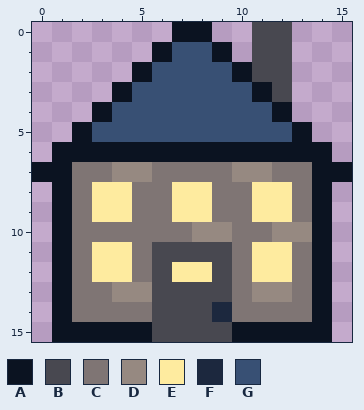
Pixel-art sprite: resources/sprites/ui/house_add.png. The picture above was drawn from the file before the commit.
The file is 16x16 pixels.
Palette (. is transparent): A #0b1321  B #484850  C #7f7574  D #968981  E #feeb9f  F #1c283e  G #385074
Pixels before, first column x 0:
 0 .......AA..BB...
 1 ......AGGA.BB...
 2 .....AGGGGABB...
 3 ....AGGGGGGAB...
 4 ...AGGGGGGGGA...
 5 ..AGGGGGGGGGGA..
 6 .AAAAAAAAAAAAAA.
 7 AACCDDCCCCDDCCAA
 8 .ACEECCEECCEECA.
 9 .ACEECCEECCEECA.
10 .ACCCCCCDDCCDDA.
11 .ACEECBBBBCEECA.
12 .ACEECBEEBCEECA.
13 .ACCDDBBBBCDDCA.
14 .ACCCCBBBFCCCCA.
15 .AAAAABBBBAAAAA.
Once edited:
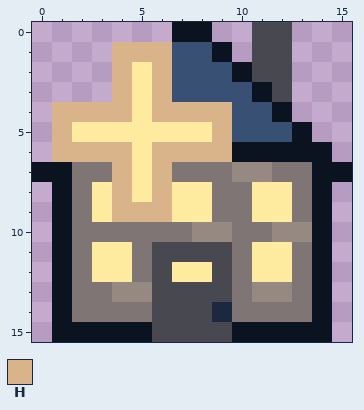
Colours new in this view: H #d9b48a
Changes in this commit:
y 1: x 4..6 ..A -> HHH
y 2: x 4..6 .AG -> HEH
y 3: x 4..6 AGG -> HEH
y 4: x 1..9 ..AGGGGGG -> HHHHEHHHH
y 5: x 1..9 .AGGGGGGG -> HEEEEEEEH
y 6: x 1..9 AAAAAAAAA -> HHHHEHHHH
y 7: x 4..6 DDC -> HEH
y 8: x 4..6 ECC -> HEH
y 9: x 4..6 ECC -> HHH
Boxes around the changes in both pictures, in picture pixels (x1, y1, x2, y2):
changed: (52, 42, 232, 222)
